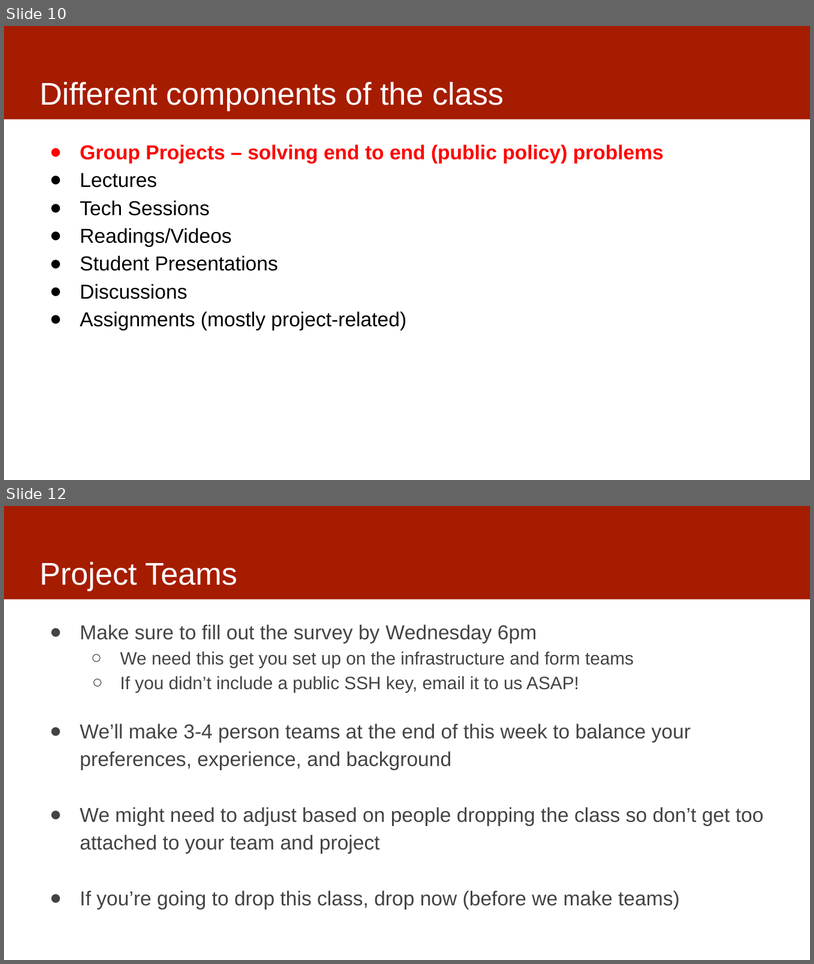
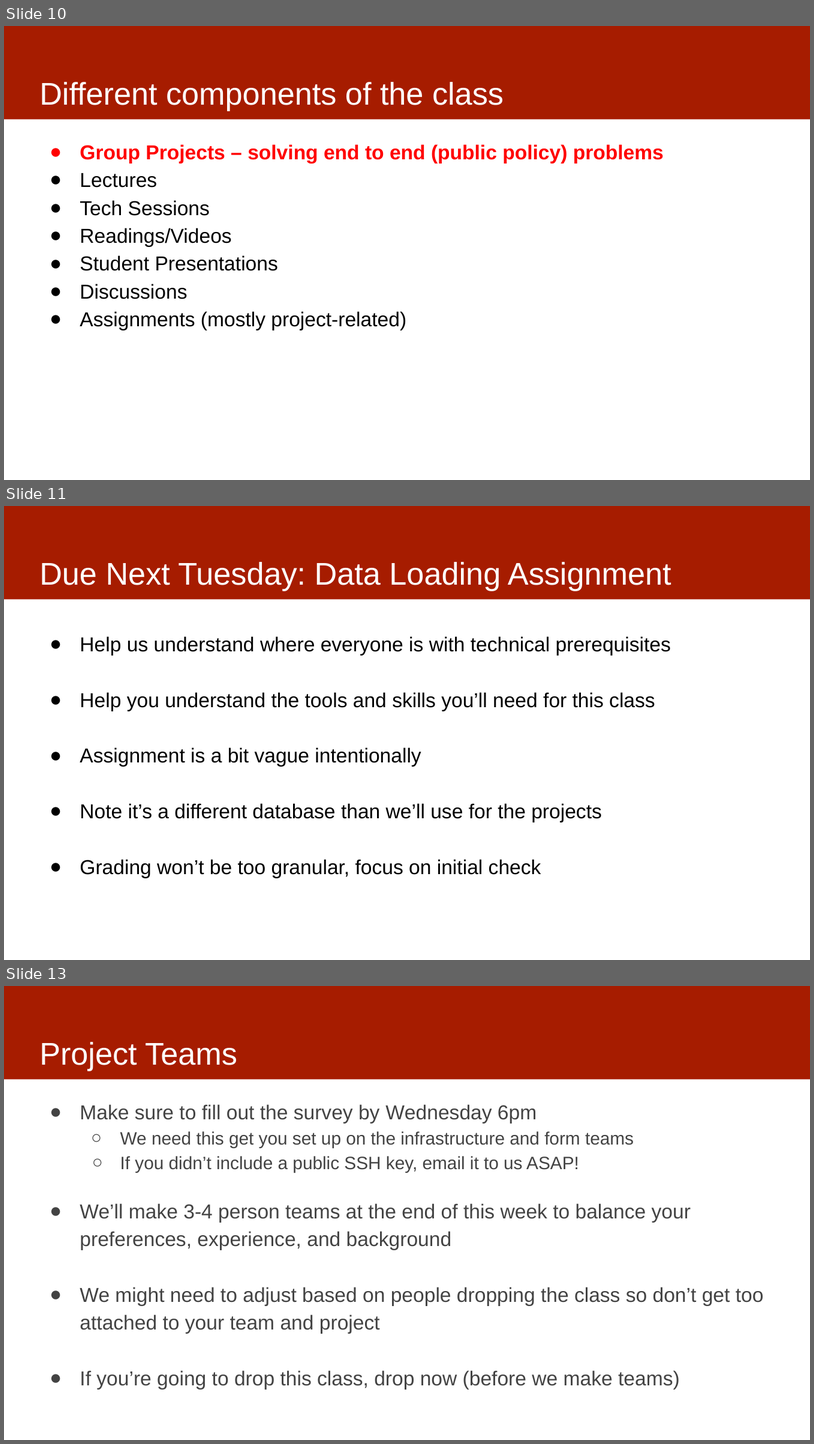
Before and after one commit to dssg/mlforpublicpolicylab, a slide deck: 01 - Intro and Scoping/ClassOverview.pptx. Shown one above the other, each under a label of ours: slides 10 and 12 before the commit, slides 10, 11 and 13 after it; the slides between them are not shown. The pictures are 814x964 and 814x1444 pixels, drawn with LibreOffice and Linux fonts; fonts in the diff are those of the drawing. Boxes give left, top, right and bottom in pixels: in the first picture for what was removed or moved away, otherwise in the second. Text is boxed around its words. In the diff, an @@ line names an element or a change of style, - is before the commit and + after.

```diff
--- a/01 - Intro and Scoping/ClassOverview.pptx
+++ b/01 - Intro and Scoping/ClassOverview.pptx
@@ slide 11 added at bbox=[4, 506, 810, 960], background #FFFFFF; not listed: 1 template element that a slide beside it also shows @@
@@ title added at bbox=[39, 562, 672, 591], 28 pt, text #FFFFFF @@
+Due Next Tuesday: Data Loading Assignment
@@ text added at bbox=[80, 636, 671, 877], 18 pt, text #000000 @@
+● Help us understand where everyone is with technical prerequisites
+● Help you understand the tools and skills you’ll need for this class
+● Assignment is a bit vague intentionally
+● Note it’s a different database than we’ll use for the projects
+● Grading won’t be too granular, focus on initial check
@@ what was slide 12 is now slide 13 @@
```
Also in this commit, not shown: 4 slides changed.
